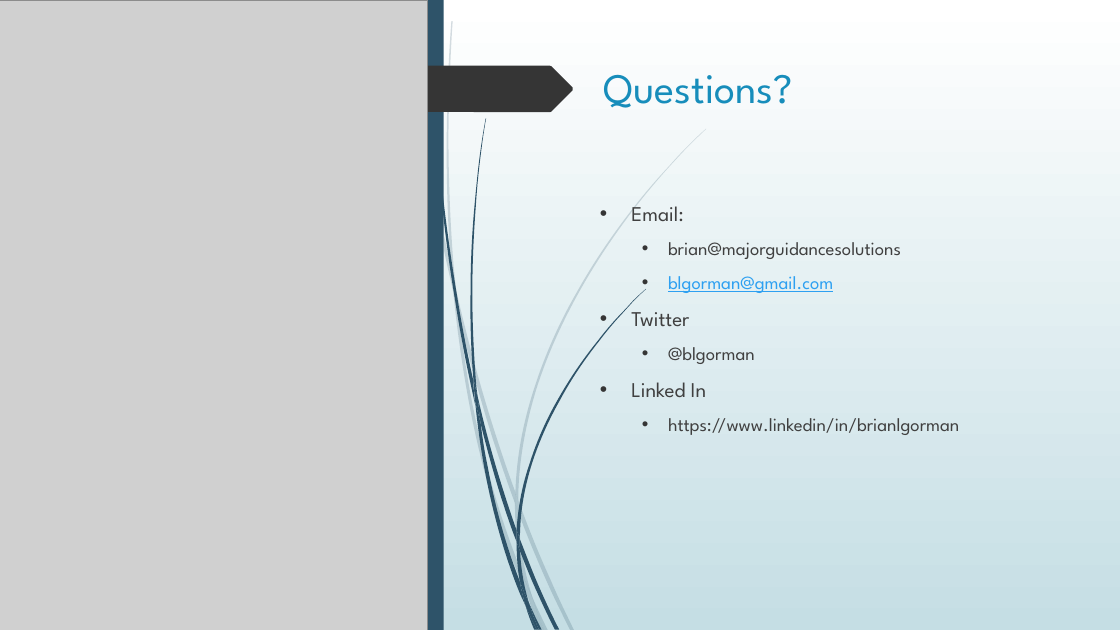
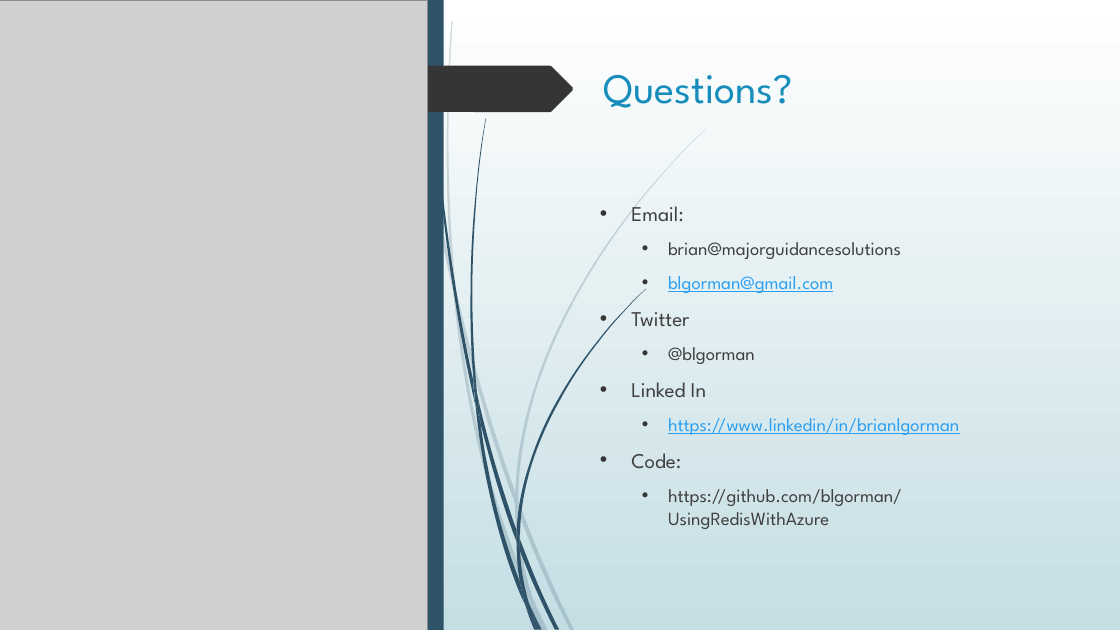
Before and after one commit to blgorman/UsingRedisWithAzure, a slide deck: slide 6 of AzureAndRedis.pptx. Drawn at 1120x630 pixels with LibreOffice and Linux fonts; fonts in the diff are those of the drawing; grey boxes stand for pictures. Boxes give left, top, right and bottom in pixels: in the first picture for what was removed or moved away, otherwise in the second. Text is boxed around its words. In the diff, an @@ line names an element or a change of style, - is before the commit and + after.

Commit message:
added repo link

```diff
--- a/AzureAndRedis.pptx
+++ b/AzureAndRedis.pptx
@@ text at (x1=668, y1=418, x2=959, y2=435): text colour #404040 to #2DA0F1, underline on in "https://www.linkedin/in/brianlgorman" @@
@@ text at (x1=631, y1=453, x2=902, y2=529): paragraphs added @@
+• Code:
+  • https://github.com/blgorman/UsingRedisWithAzure
```
